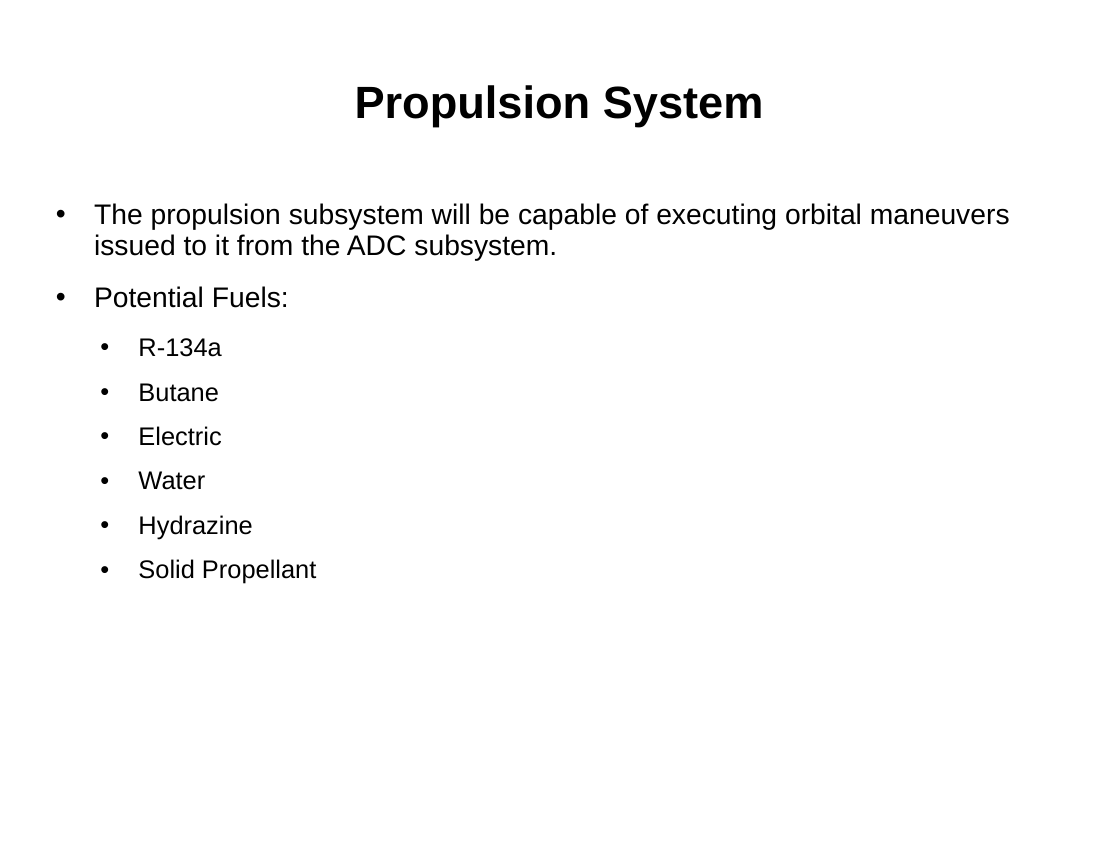
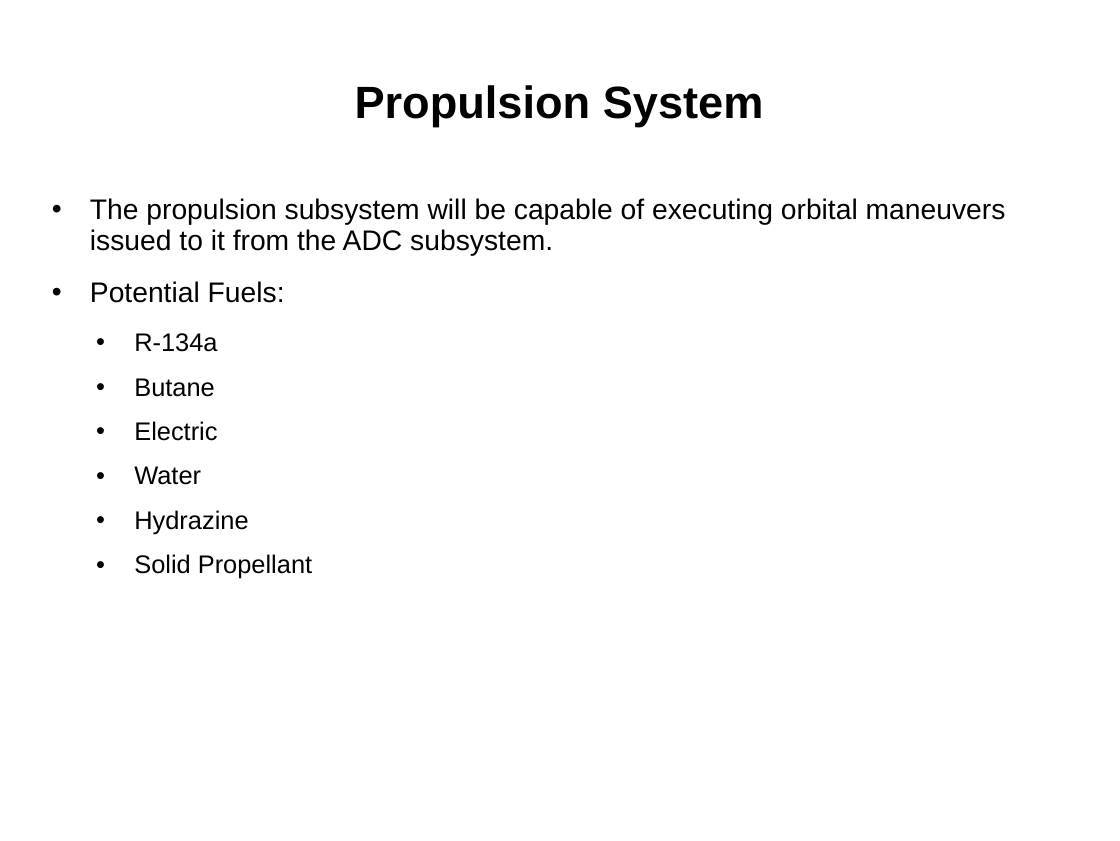
Before and after one commit to RascalSeniorDesign/Preliminary-Design, a slide deck: slide 23 of CMQA/Presentations/First-Semester-Presentation.pptx. Drawn at 1120x841 pixels with LibreOffice and Linux fonts; fonts in the diff are those of the drawing; background and template pictures are left out. Boxes give left, top, right and bottom in pixels: in the first picture for what was removed or moved away, otherwise in the second. Text is boxed around its words. In the diff, an @@ line names an element or a change of style, - is before the commit and + after.

```diff
--- a/CMQA/Presentations/First-Semester-Presentation.pptx
+++ b/CMQA/Presentations/First-Semester-Presentation.pptx
@@ text "The propulsion subsystem will be ...": place and size @@
-text "The propulsion subsystem will be ..." at (94, 203, 1010, 584)
+text "The propulsion subsystem will be ..." at (90, 198, 1006, 579)
```
Also in this commit, not shown: 26 other slides changed, 1 other file.
